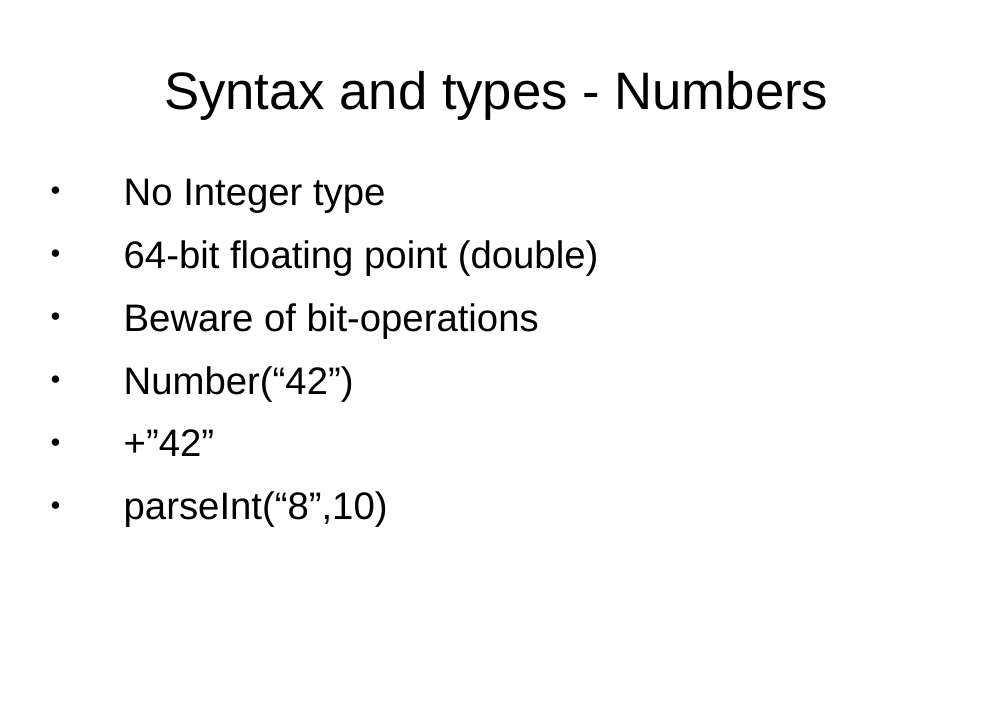
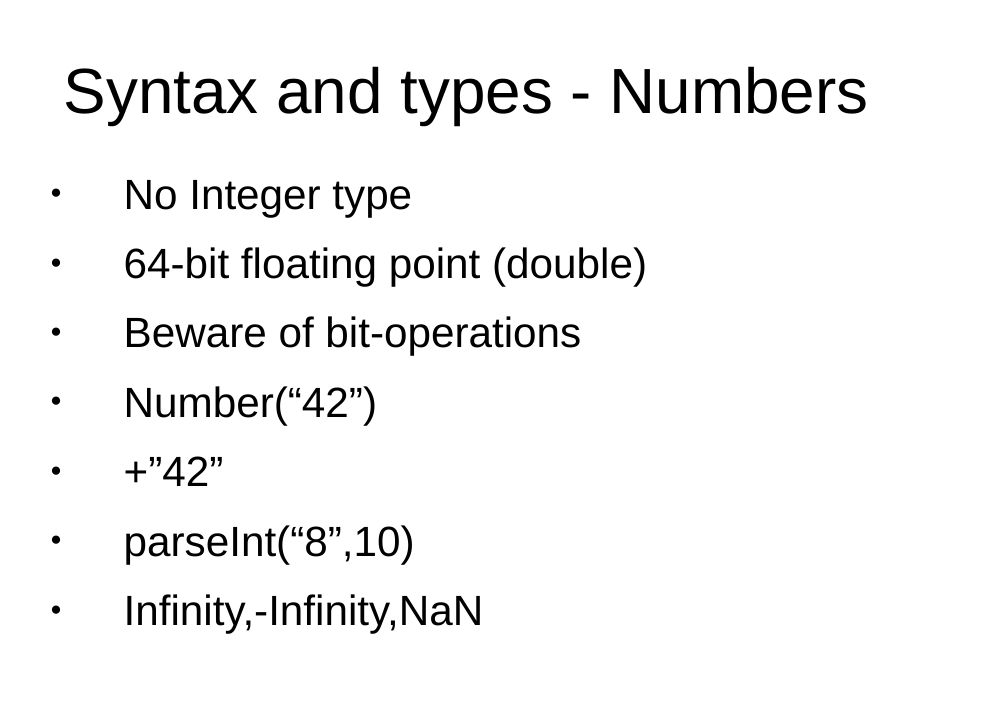
Before and after one commit to peterborkuti/other, a slide deck: slide 23 of JavaScriptBasics/jsbasics-slide.odp. Drawn at 1008x713 pixels with LibreOffice and Linux fonts; fonts in the diff are those of the drawing; background and template pictures are left out. Boxes give left, top, right and bottom in pixels: in the first picture for what was removed or moved away, otherwise in the second. Text is boxed around its words. In the diff, an @@ line names an element or a change of style, - is before the commit and + after.

```diff
--- a/JavaScriptBasics/jsbasics-slide.odp
+++ b/JavaScriptBasics/jsbasics-slide.odp
@@ title "Syntax and types - Numbers" at [64, 66, 869, 125]: size 44 to 53.3 pt @@
@@ text at [124, 180, 647, 564]: size 32 to 35.3 pt in "No Integer type", "64-bit floating point (double)", "Beware of bit-operations", "Number(“42”)" and 2 more places; more space between paragraphs @@
@@ text at [124, 594, 484, 633]: paragraph added @@
+● Infinity,-Infinity,NaN
```
Also in this commit, not shown: 28 other slides changed, 11 slides added, 2 other files.
